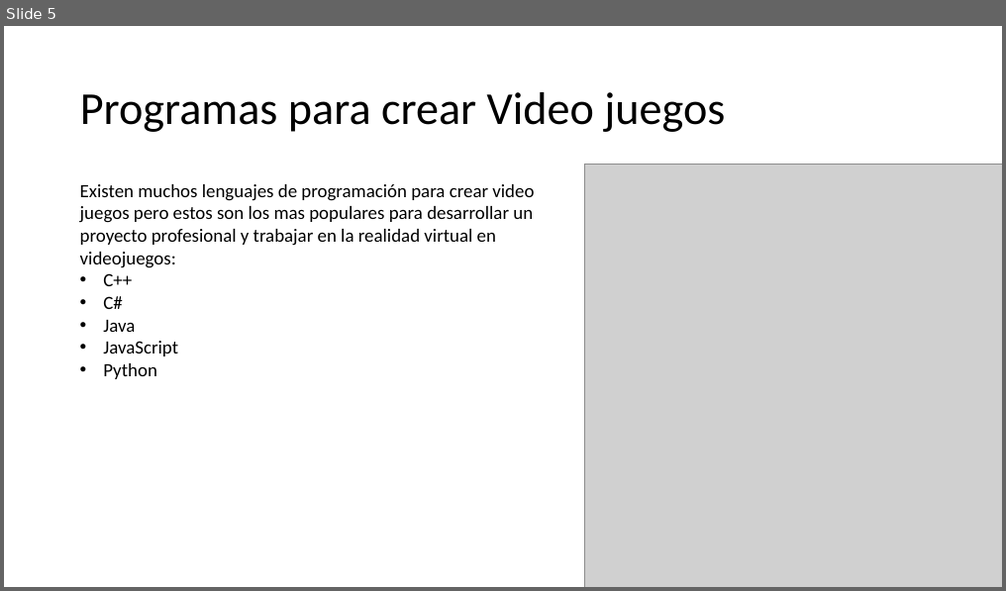
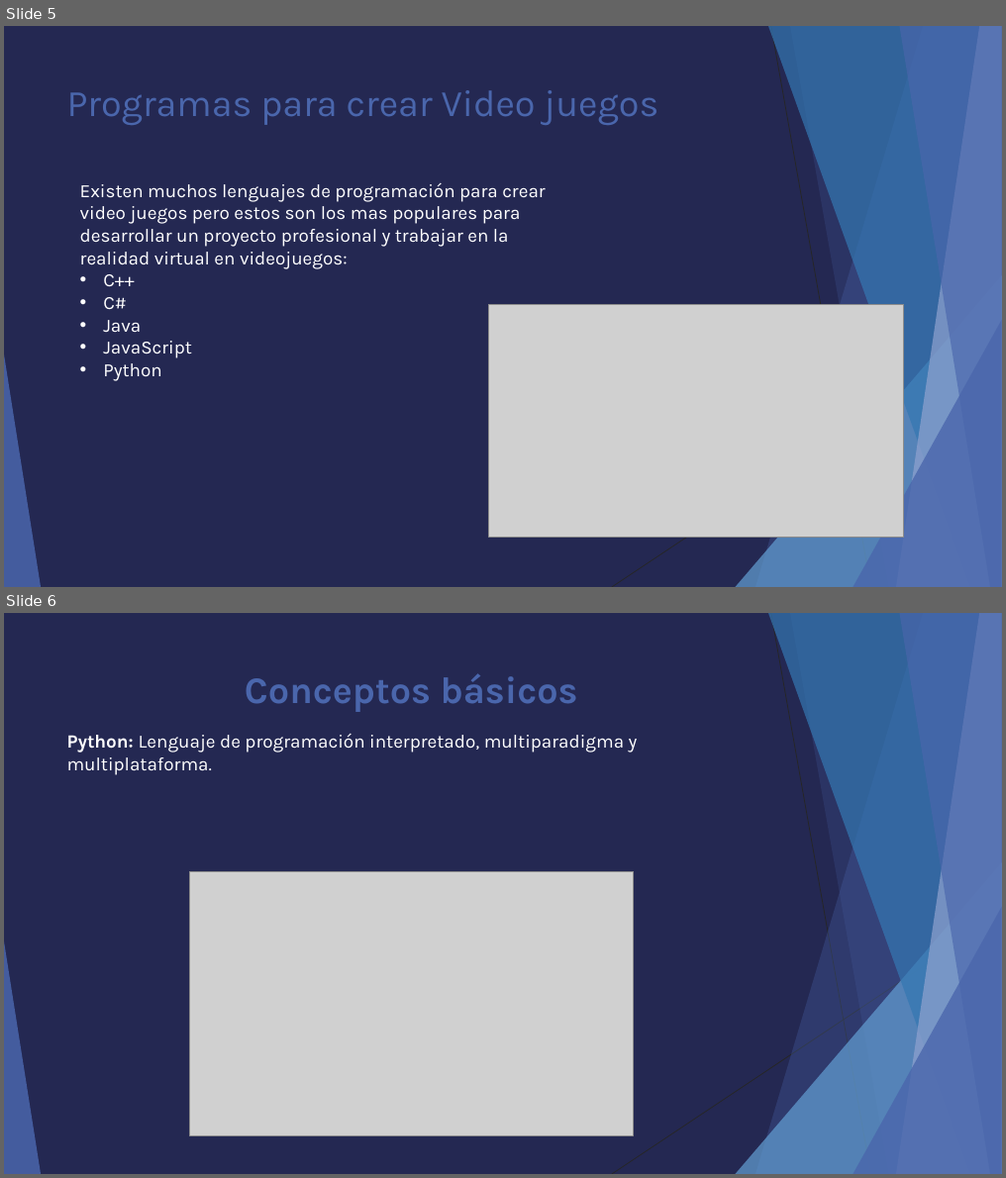
Before and after one commit to HectorKazuto/Videojuego, a slide deck: Proyecto/Python.pptx. Shown one above the other, each under a label of ours: slide 5 before the commit, slides 5 and 6 after it. The pictures are 1006x591 and 1006x1178 pixels, drawn with LibreOffice and Linux fonts; fonts in the diff are those of the drawing; grey boxes stand for pictures. Boxes give left, top, right and bottom in pixels: in the first picture for what was removed or moved away, otherwise in the second. Text is boxed around its words. In the diff, an @@ line names an element or a change of style, - is before the commit and + after.

Commit message:
Presentación con conceptos agregados

```diff
--- a/Proyecto/Python.pptx
+++ b/Proyecto/Python.pptx
@@ slide 6 added at box(4, 613, 1002, 1174), background #242852; not listed: 10 template elements that a slide beside it also shows @@
@@ title added at box(245, 673, 578, 712), 36 pt, text #4A66AC, bold @@
+Conceptos básicos
@@ text added at box(67, 733, 638, 775), 18 pt, text #FFFFFF @@
+Python: Lenguaje de programación interpretado, multiparadigma y multiplataforma.
@@ picture added at box(189, 872, 633, 1137) @@
@@ slide 5 changed as well @@
@@ background #FFFFFF to #242852 @@
@@ title "Programas para crear Video juegos": place and size @@
-title "Programas para crear Video juegos" at box(80, 92, 725, 132)
+title "Programas para crear Video juegos" at box(67, 90, 658, 125)
@@ title "Programas para crear Video juegos" at box(67, 90, 658, 125): size 44 to 36 pt, font Calibri to Karla, text colour #000000 to #4A66AC; line spacing 0.9 to 1; vertical alignment middle to top @@
@@ text "Existen muchos lenguajes de programación ..." at box(80, 182, 545, 381): font Calibri to Karla, text colour #000000 to #FFFFFF @@
@@ picture: place and size @@
-picture at box(584, 165, 1002, 587)
+picture at box(489, 304, 904, 538)
@@ group added at box(4, 26, 1002, 587): 5 freeform shapes, 3 triangles, 2 lines @@
```
Also in this commit, not shown: 3 other slides changed, 3 other slides added, 3 slides removed, 2 other files.
